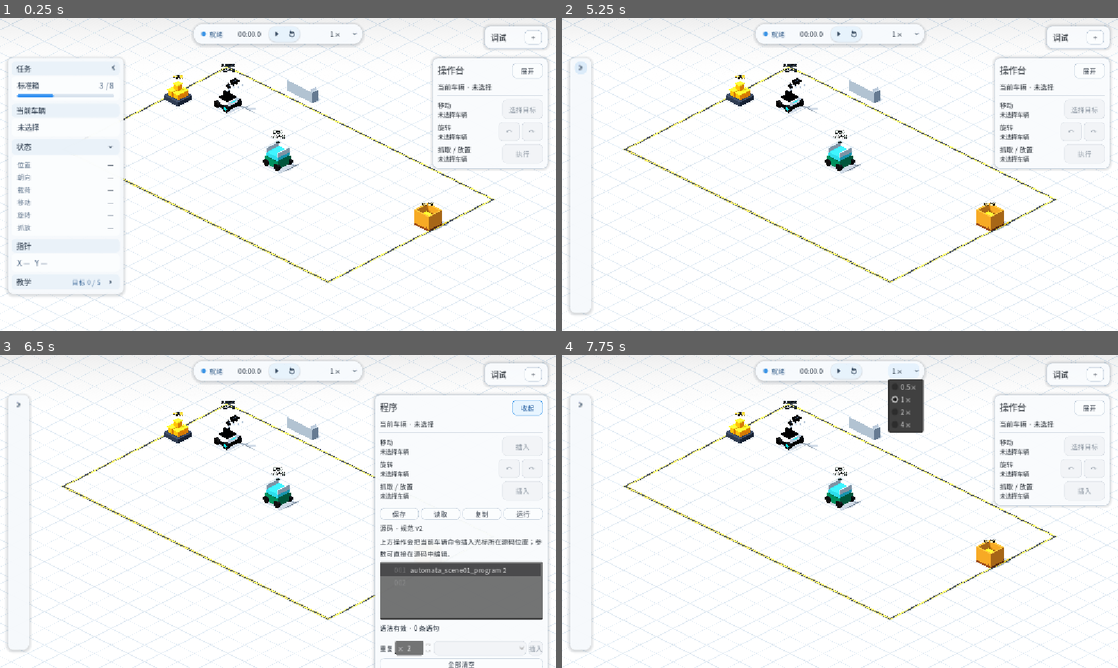
Above: before the commit, frames 1-4 (two rows, left to right).
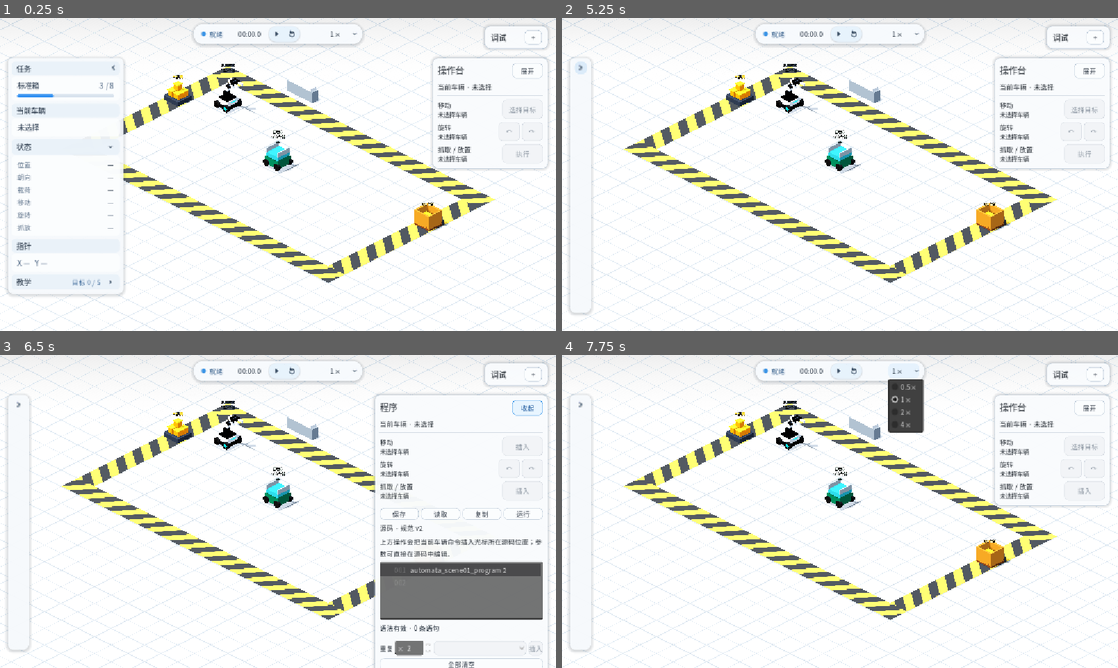
Above: after the commit, the same moments.

Repository: Ri0n72Y/automata
Game: Godot game, scene res://scenes/scene_01/scene_01_basic_packing.tscn
Two runs of this game, one before a commit and one after it. Both use one fixed random seed, a clock stepped at 60 frames per second and the inputs below.
Inputs (mouse positions are in pixels of both pictures, inside the frame that each line leads up to):
- Up to frame 1 (0.25 s): no input
- Up to frame 2 (5.25 s): click (673, 146) at 0.5 s; click (673, 199) at 1.27 s; click "下一步" at 2 s; click "上一步" at 2.75 s; click "跳过教学" at 3.5 s; click "打开教学" at 4.25 s; click (673, 68) at 5 s
- Up to frame 3 (6.5 s): click "展开" at 5.75 s
- Up to frame 4 (7.75 s): click "收起" at 6.5 s; click "1×" at 7.25 s

The runs differ from the first frame. In frame 1, 6.1% of the frame differs, in the area x 22-89%, y 15-85%; in frame 2, 6.9%, in the area x 11-89%, y 15-85%; in frame 3, 5.2%; in frame 4, 6.9%.

Commit message:
fix(scene-01): cover non-walkable cells with warning stripes

Diff:
--- a/scenes/scene_01/components/scene_01_field_16x10.tscn
+++ b/scenes/scene_01/components/scene_01_field_16x10.tscn
@@ -14,11 +14,11 @@
 material = ExtResource("2_floor")
 
 [sub_resource type="PlaneMesh" id="WarningLongMesh"]
-size = Vector2(16, 0.12)
+size = Vector2(16, 1)
 material = ExtResource("3_warning_x")
 
-[sub_resource type="PlaneMesh" id="WarningShortMesh"]
-size = Vector2(10, 0.12)
+[sub_resource type="PlaneMesh" id="WarningSideMesh"]
+size = Vector2(8, 1)
 material = ExtResource("4_warning_z")
 
 [node name="GridTileView" type="Node3D"]
@@ -36,26 +36,26 @@
 
 [node name="WarningBoundary" type="Node3D" parent="Tiles"]
 
-[node name="North" type="MeshInstance3D" parent="Tiles/WarningBoundary"]
-position = Vector3(8, 0.008, 0.06)
+[node name="NorthBoundaryCells" type="MeshInstance3D" parent="Tiles/WarningBoundary"]
+position = Vector3(8, 0.01, 0.5)
 mesh = SubResource("WarningLongMesh")
 cast_shadow = 0
 
-[node name="South" type="MeshInstance3D" parent="Tiles/WarningBoundary"]
-position = Vector3(8, 0.008, 9.94)
+[node name="SouthBoundaryCells" type="MeshInstance3D" parent="Tiles/WarningBoundary"]
+position = Vector3(8, 0.01, 9.5)
 mesh = SubResource("WarningLongMesh")
 cast_shadow = 0
 
-[node name="West" type="MeshInstance3D" parent="Tiles/WarningBoundary"]
-position = Vector3(0.06, 0.008, 5)
+[node name="WestBoundaryCells" type="MeshInstance3D" parent="Tiles/WarningBoundary"]
+position = Vector3(0.5, 0.01, 5)
 rotation = Vector3(0, 1.570796, 0)
-mesh = SubResource("WarningShortMesh")
+mesh = SubResource("WarningSideMesh")
 cast_shadow = 0
 
-[node name="East" type="MeshInstance3D" parent="Tiles/WarningBoundary"]
-position = Vector3(15.94, 0.008, 5)
+[node name="EastBoundaryCells" type="MeshInstance3D" parent="Tiles/WarningBoundary"]
+position = Vector3(15.5, 0.01, 5)
 rotation = Vector3(0, 1.570796, 0)
-mesh = SubResource("WarningShortMesh")
+mesh = SubResource("WarningSideMesh")
 cast_shadow = 0
 
 [node name="GroundBody" type="StaticBody3D" parent="Tiles"]
